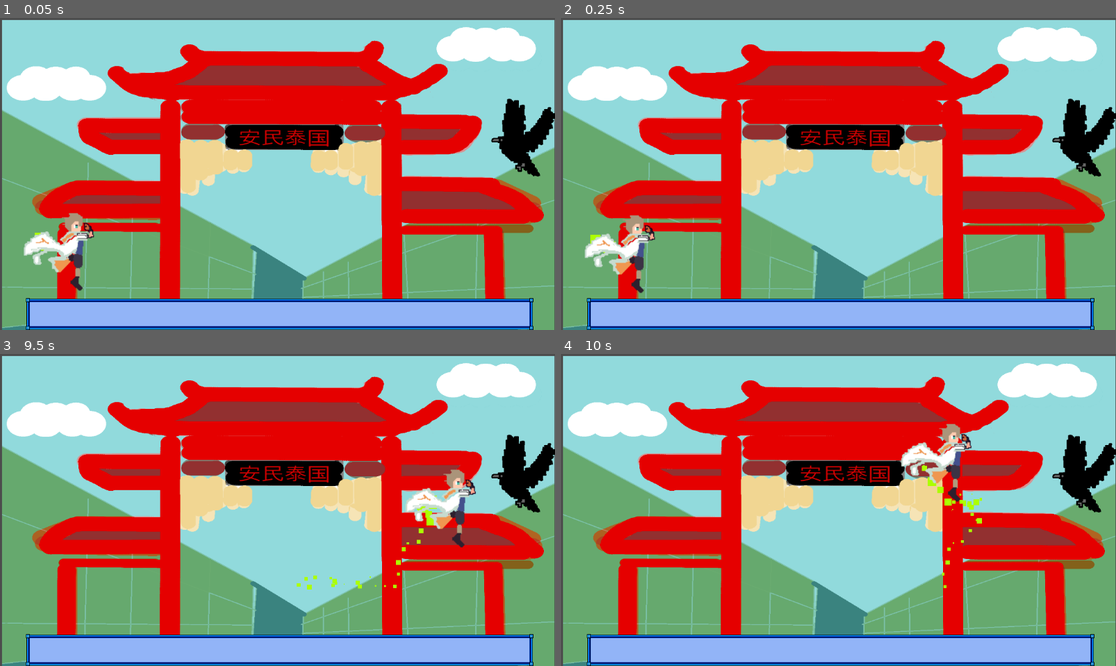
Above: before the commit, frames 1-4 (two rows, left to right).
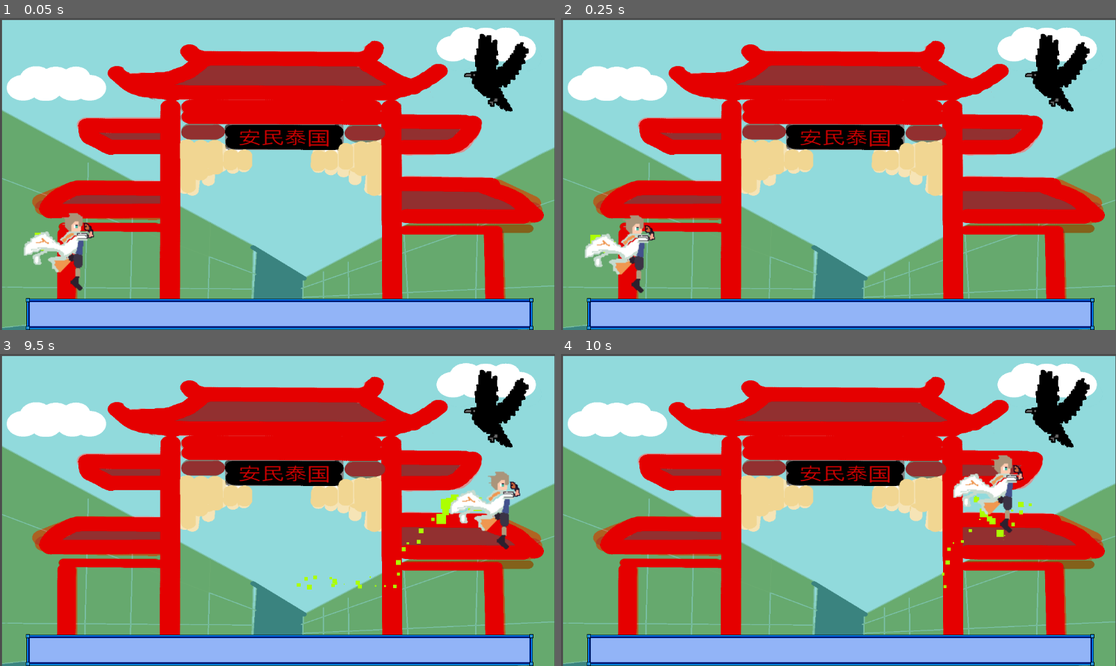
Above: after the commit, the same moments.

Repository: jwang5-dot/12-DT-Project
Game: Godot game, scene res://scene/Level 2.tscn
Same seed, same stepped clock (60 frames per second), same inputs: the game is played once before the commit and once after it. The project has no main scene, so this scene is started directly.
Inputs:
- Up to frame 1 (0.05 s): no input
- Up to frame 2 (0.25 s): no input
- Up to frame 3 (9.5 s): tap Enter (ui_accept) at 0.5, 0.77, 1.52, 3.02, 3.77, 4.52, 6.02, 6.77, 7.52, 9.02 s; hold Right (ui_right) 0.53-2.03 s; hold Left (ui_left) 2.03-2.78 s; hold Right (ui_right) 2.78-4.28 s; hold Left (ui_left) 4.28-5.03 s; hold Right (ui_right) 5.03-5.78 s; hold Left (ui_left) 5.78-7.28 s; hold Right (ui_right) from 7.28 s (still down)
- Up to frame 4 (10 s): release Right (ui_right) at 9.53 s; hold Left (ui_left) from 9.53 s (still down); tap Enter (ui_accept) at 9.77 s

The runs differ from the first frame. In frame 1, 2.7% of the frame differs, in the area x 83-100%, y 4-52%; in frame 2, 2.7%; in frame 3, 4.9%; in frame 4, 5.6%, in the area x 61-100%, y 4-60%.

Commit message:
same thing

Diff:
--- a/assessment-game/Level 4.tscn
+++ b/assessment-game/Level 4.tscn
@@ -25,4 +25,4 @@
 shape = SubResource("RectangleShape2D_16vqg")
 
 [node name="CharacterBody2D2" parent="." unique_id=1653680679 instance=ExtResource("3_7jaat")]
-position = Vector2(622, -146)
+position = Vector2(469, -173)
--- a/assessment-game/scene/Level 2.tscn
+++ b/assessment-game/scene/Level 2.tscn
@@ -36,4 +36,4 @@
 shape = SubResource("RectangleShape2D_y32ns")
 
 [node name="CharacterBody2D2" parent="." unique_id=1653680679 instance=ExtResource("4_h7in3")]
-position = Vector2(515, -49)
+position = Vector2(458, -184)
